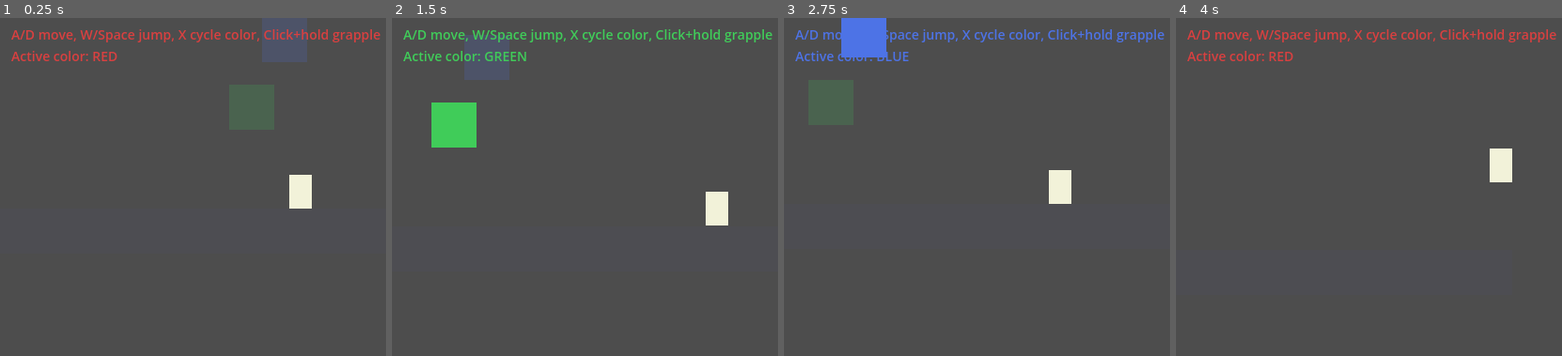
Above: before the commit, frames 1-4 (left to right).
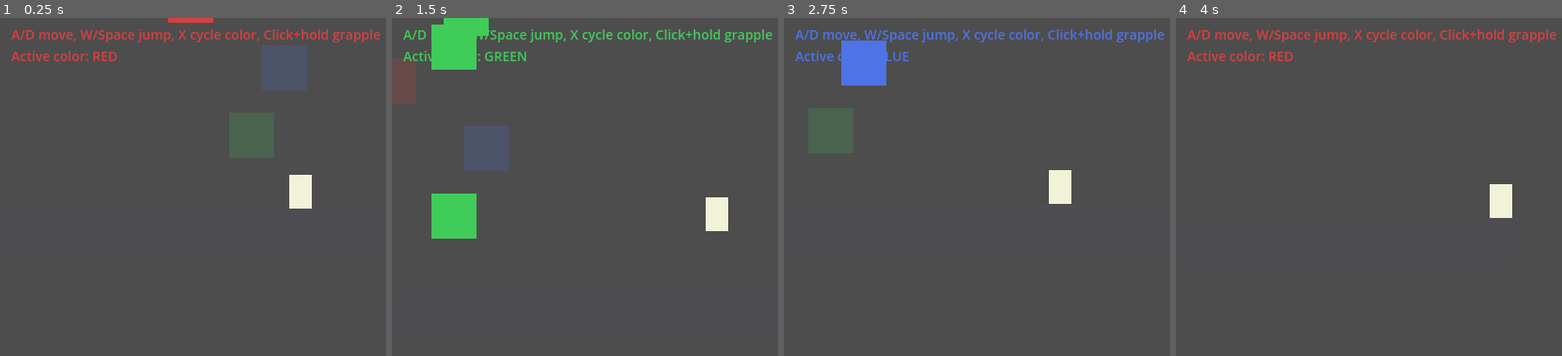
Above: after the commit, the same moments.

Repository: sarvenaz-srv/WGC-SlowJam2026-Cookies
Game: Godot game, scene res://scenes/Main.tscn
Two runs of this game, one before a commit and one after it. Both use one fixed random seed, a clock stepped at 60 frames per second and the inputs below.
Inputs (mouse positions are in pixels of both pictures, inside the frame that each line leads up to):
- Up to frame 1 (0.25 s): no input
- Up to frame 2 (1.5 s): move the mouse to (outside the picture) at 0.52 s; hold X (cycle_color) 0.53-1.28 s; hold D (move_right) from 0.53 s (still down); tap Space (jump) at 0.77 s; move the mouse to (573, 203) at 1.27 s; click (573, 203) at 1.35 s
- Up to frame 3 (2.75 s): tap Space (jump) at 1.52 s; move the mouse to (1142, 112) at 2.02 s; release D (move_right) at 2.03 s; hold A (move_left) from 2.03 s (still down); hold X (cycle_color) from 2.03 s (still down)
- Up to frame 4 (4 s): move the mouse to (1446, 254) at 2.77 s; release A (move_left) at 2.78 s; release X (cycle_color) at 2.78 s; hold D (move_right) from 2.78 s (still down); click (1446, 254) at 2.85 s; tap Space (jump) at 3.02, 3.77 s; move the mouse to (outside the picture) at 3.52 s; hold X (cycle_color) from 3.53 s (still down)

The runs differ from the first frame. In frame 1, 1.9% of the frame differs, in the area x 43-80%, y 0-22%; in frame 2, 8.2%, in the area x 0-88%, y 0-66%; in frame 3, 1.7%; in frame 4, 1.2%.

Commit message:
make it playable

Diff:
--- a/scripts/LevelBuilder.gd
+++ b/scripts/LevelBuilder.gd
@@ -33,7 +33,7 @@
 	var rng := RandomNumberGenerator.new()
 	rng.seed = 12345
 
-	var y := 300.0
+	var y := 320.0
 	var x := 320.0
 	var row := 0
 	while y > -2600.0:
--- a/scripts/Player.gd
+++ b/scripts/Player.gd
@@ -3,7 +3,7 @@
 ## hook that lets you swing/pull yourself up the tower.
 
 const SPEED := 160.0
-const JUMP_VELOCITY := -320.0
+const JUMP_VELOCITY := -400.0
 const GRAVITY := 980.0
 const GRAPPLE_MAX_DIST := 260.0
 const GRAPPLE_PULL_SPEED := 420.0
